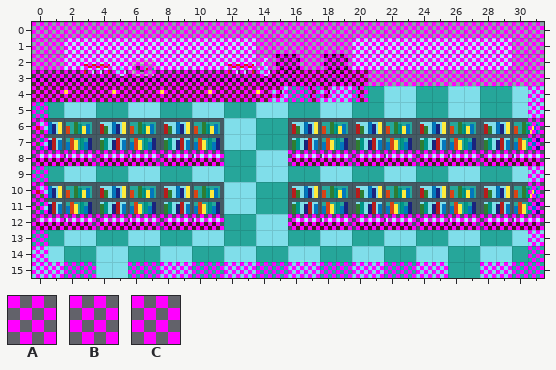
Tiled map -- Sumimasen/core/assets/maps/lab.tmx. This is how it looked before the edit.
Cells are 8x8 px. Shown: x 0..31, y 0..15.
Key: from "tileset": A 128, B 129, C 192.
_ is an empty cell.
Layers that did not change in this view are not listed.
Layer "Collision" before, first column x 0:
 0 AAAAAAAAAAAAAAAAABABAAAAAAAAAAAB
 1 ACCCCCCCCCABBBBBBBCBCCCCCCCCCCCB
 2 ACBBAAAAAAAAAAAAAAAABABBBBBBBBBB
 3 ACCBCCCCCCCCCCCCCCCCBCBBBBBBBBBB
 4 AAAAAAAAAAAAAAAAAAAAA__________A
 5 A______________________________A
 6 A______________________________A
 7 A______________________________A
 8 AAAAAAAAAAAA____AAAAAAAAAAAAAAAA
 9 A______________________________A
10 A______________________________A
11 A______________________________A
12 AAAAAAAAAAAA____AAAAAAAAAAAAAAAA
13 A______________________________A
14 A______________________________A
15 AAAA__AAAAAAAAAAAAAAAAAAAA__AAAA
Once edited:
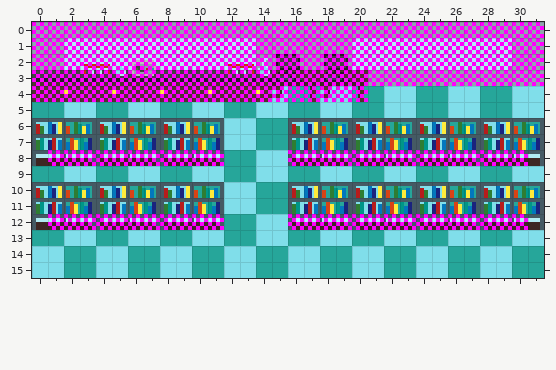
Edits made:
Layer "Collision":
Tile A is gone in row 4 at x 31; in rows 5 to 14 at x 0 and 31; in row 15 at x 0 to 3, 6 to 25 and 28 to 31.
Boxes around the changes in both pictures, in picture pixels (x1, y1, x2, y2):
removed: (480, 86, 544, 278)
removed: (32, 102, 96, 278)
removed: (128, 262, 448, 278)
